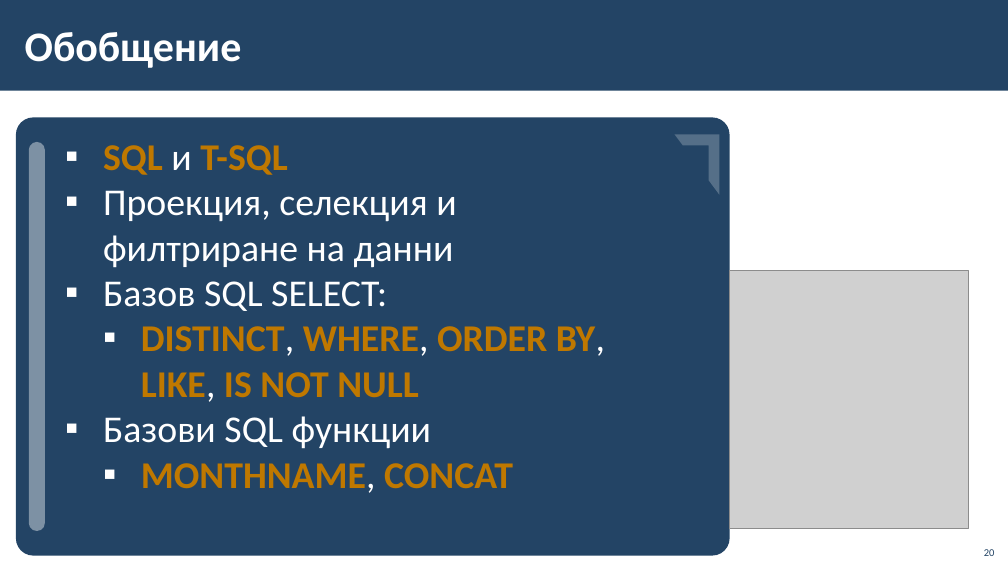
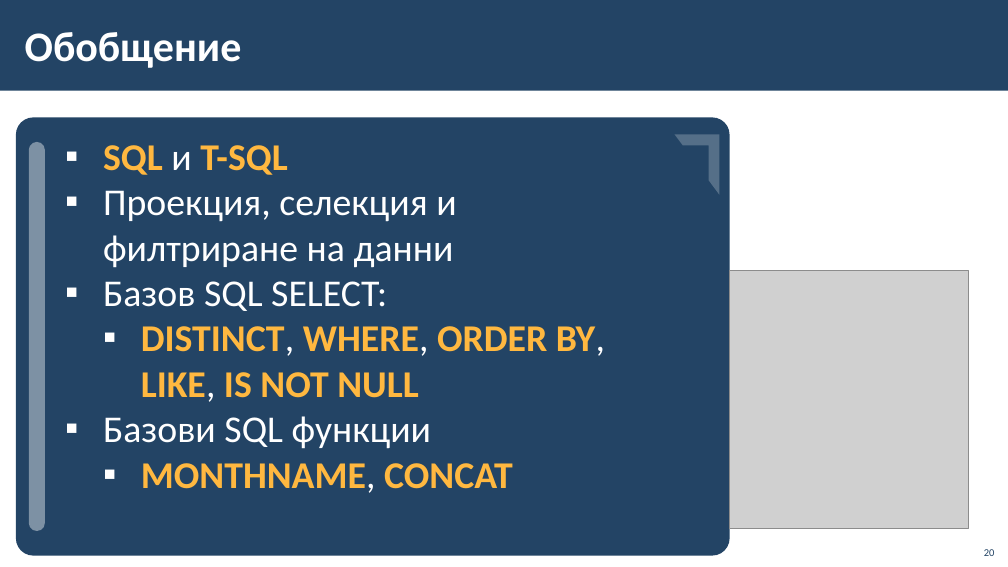
Before and after one commit to BG-IT-Edu/School-Programming, a slide deck: slide 20 of Courses/Software-Sciences/Module-3-Databases-New/04-Intro-to-SQL/04-Intro-to-SQL.pptx. Drawn at 1008x567 pixels with LibreOffice and Linux fonts; fonts in the diff are those of the drawing; grey boxes stand for pictures; background and template pictures are left out. Boxes give left, top, right and bottom in pixels: in the first picture for what was removed or moved away, otherwise in the second. Text is boxed around its words. In the diff, an @@ line names an element or a change of style, - is before the commit and + after.

```diff
--- a/Courses/Software-Sciences/Module-3-Databases-New/04-Intro-to-SQL/04-Intro-to-SQL.pptx
+++ b/Courses/Software-Sciences/Module-3-Databases-New/04-Intro-to-SQL/04-Intro-to-SQL.pptx
@@ text at [103,145,605,493]: text colour #BF7800 to #FFB840 in "SQL T-SQL", "DISTINCT, WHERE, ORDER BY, LIKE, IS NOT ...", "MONTHNAME, CONCAT" @@
```
Also in this commit, not shown: 1 other file.
